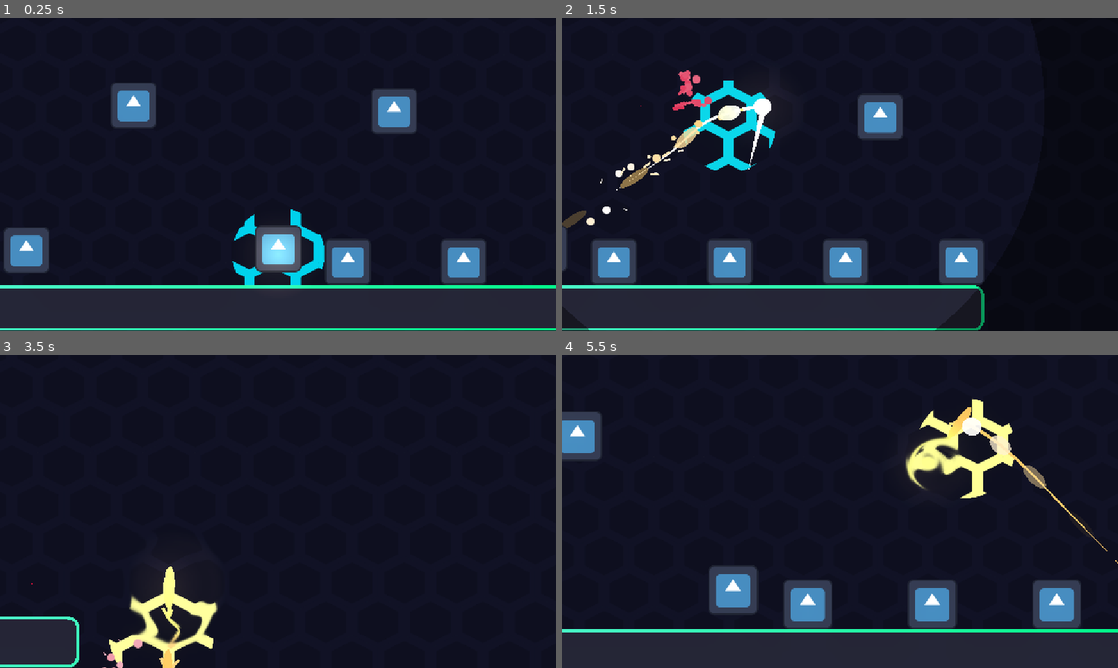
Above: before the commit, frames 1-4 (two rows, left to right).
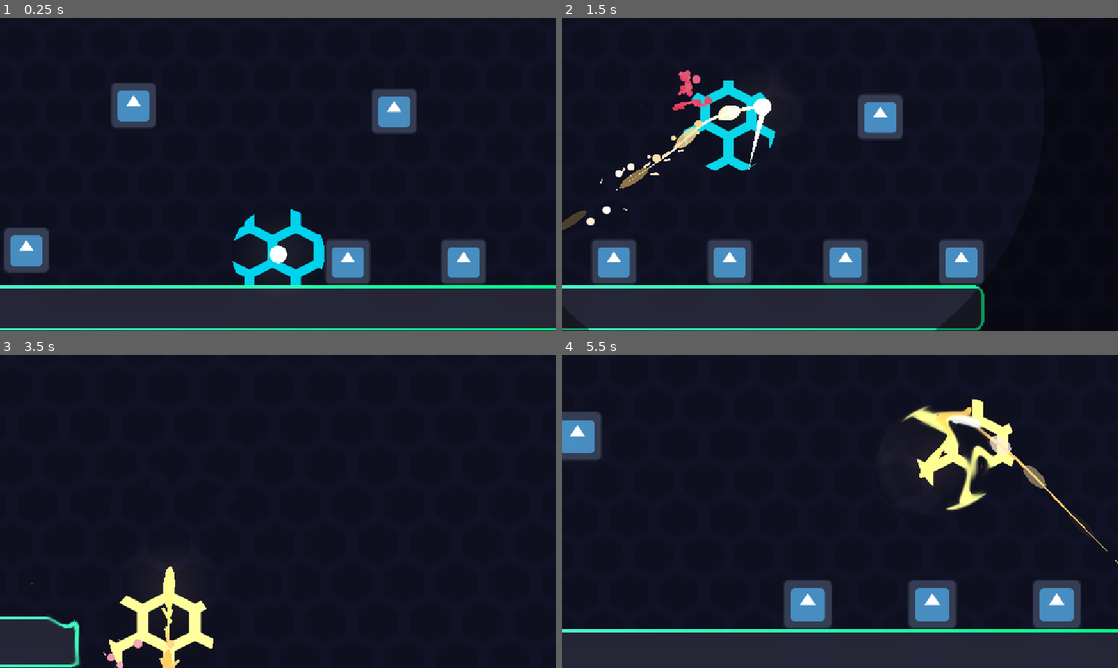
Above: after the commit, the same moments.

Repository: cookie1170/juice-test
Game: Godot game, scene res://levels/main.tscn
Same seed, same stepped clock (60 frames per second), same inputs: the game is played once before the commit and once after it. The engine's default icon, where the game draws it, is replaced by a stand-in: a white triangle on a blue panel in a dark square.
Inputs (mouse positions are in pixels of both pictures, inside the frame that each line leads up to):
- Up to frame 1 (0.25 s): no input
- Up to frame 2 (1.5 s): tap Enter (ui_accept) at 0.5, 0.77 s; move the mouse to (962, 158) at 0.52 s; hold D (right) 0.53-1.25 s; hold Space (bounce) 0.53-1.25 s; click (962, 158) at 0.8 s; drag from (728, 190) to (784, 130) at 1.27 s
- Up to frame 3 (3.5 s): move the mouse to (333, 442) at 2.02 s; press the mouse at (333, 442) at 2.03 s; hold D (right) 2.03-2.75 s; right-click (333, 442) at 2.1 s; release the mouse at (333, 442) at 2.75 s; drag from (250, 574) to (183, 614) at 2.77 s
- Up to frame 4 (5.5 s): move the mouse to (1006, 558) at 3.52 s; press the mouse at (1006, 558) at 3.53 s; hold A (left) 3.53-4.25 s; tap Enter (ui_accept) at 3.77 s; release the mouse at (1006, 558) at 4.25 s; drag from (673, 464) to (756, 433) at 4.27 s; move the mouse to (867, 511) at 5.02 s; hold Down (ui_down) from 5.03 s (still down); hold Q from 5.03 s (still down); click (867, 511) at 5.3 s

The runs differ from the first frame. In frame 1, 1.2% of the frame differs, in the area x 45-55%, y 66-82%; in frame 2, 0.1%; in frame 3, 1.1%; in frame 4, 3.4%, in the area x 26-78%, y 16-83%.

Commit message:
changed a couple of small visual things

Diff:
--- a/levels/main.tscn
+++ b/levels/main.tscn
@@ -11,7 +11,6 @@
 [ext_resource type="Texture2D" uid="uid://vty0sa55khrd" path="res://common/sprites/hexagon_filled.svg" id="8_etqu2"]
 [ext_resource type="Material" uid="uid://dibgxoda3g6fg" path="res://common/outline_material.tres" id="10_xdh4e"]
 [ext_resource type="Texture2D" uid="uid://bg8u3qkqld13n" path="res://common/sprites/tilemap.svg" id="11_xdh4e"]
-[ext_resource type="Texture2D" uid="uid://36d1vc5qw3wa" path="res://icon.svg" id="12_c7dyn"]
 
 [sub_resource type="Environment" id="Environment_etqu2"]
 background_mode = 3
@@ -302,7 +301,3 @@
 material = ExtResource("10_xdh4e")
 tile_map_data = PackedByteArray("AAD8/wAABAABAAAAAAD9/wAABAABAAAAAAD+/wAABAABAAAAAAD//wAABAABAAAAAAAAAAAABAABAAAAAAABAA …(1072 unchanged characters)…
 tile_set = SubResource("TileSet_1fput")
-
-[node name="Sprite2D" type="Sprite2D" parent="."]
-position = Vector2(0, -100)
-texture = ExtResource("12_c7dyn")
--- a/player/dashing.gd
+++ b/player/dashing.gd
@@ -70,7 +70,7 @@
 			if abs(owner.velocity.x) > owner.wavedash_threshold:
 				wavedash_particle.restart()
 				owner.shake(48.0, 2.0, 0.25)
-				Hitstop.hitstop(0.15)
+				Hitstop.hitstop(0.2)
 				clones_spawned -= 2
 			state_changed.emit(bouncing_state)
 		else:
--- a/player/player.tscn
+++ b/player/player.tscn
@@ -236,7 +236,7 @@
 terminal_velocity = 2048.0
 dash_distance = 480.0
 dash_time = 0.2
-wavedash_threshold = 512.0
+wavedash_threshold = 768.0
 top_speed = 640.0
 air_accel_mult = 0.25
 air_decel_mult = 0.25
@@ -345,7 +345,7 @@
 vignette_dist = 128.0
 zoom_amount = 0.85
 shockwave_force = 0.25
-shockwave_size = 0.35
+shockwave_size = 0.7
 shockwave_time = 0.4
 dash_color = Color(1, 0.793333, 0.38, 1)
 grounded_state = NodePath("../Grounded")
Not shown: 1 places in levels/main.tscn that only renumber resources
